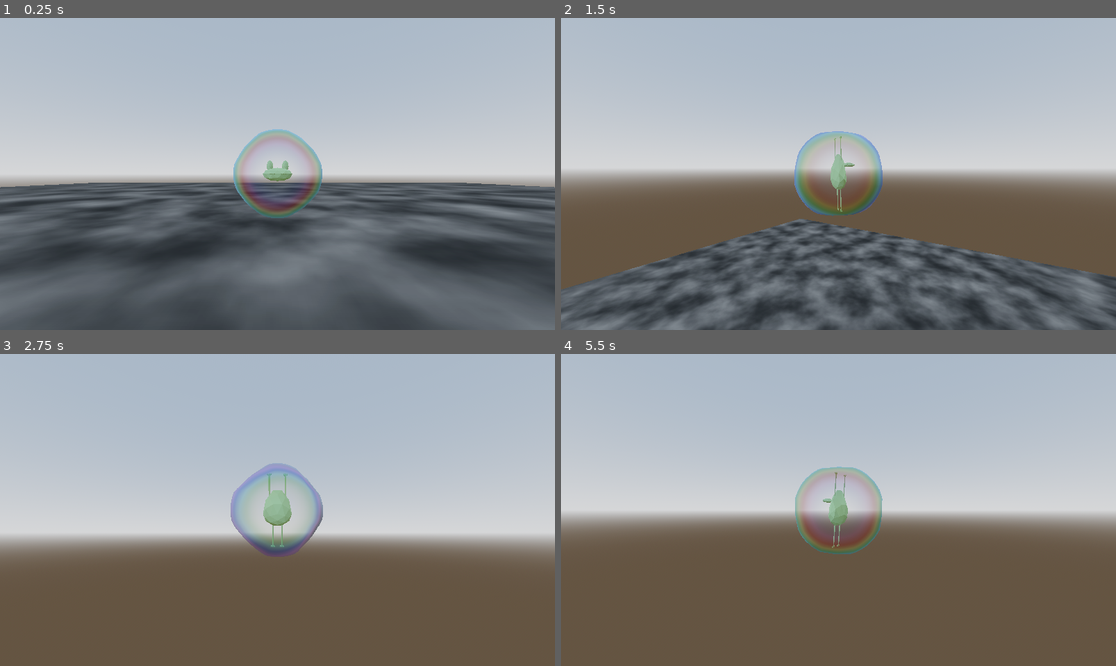
Above: before the commit, frames 1-4 (two rows, left to right).
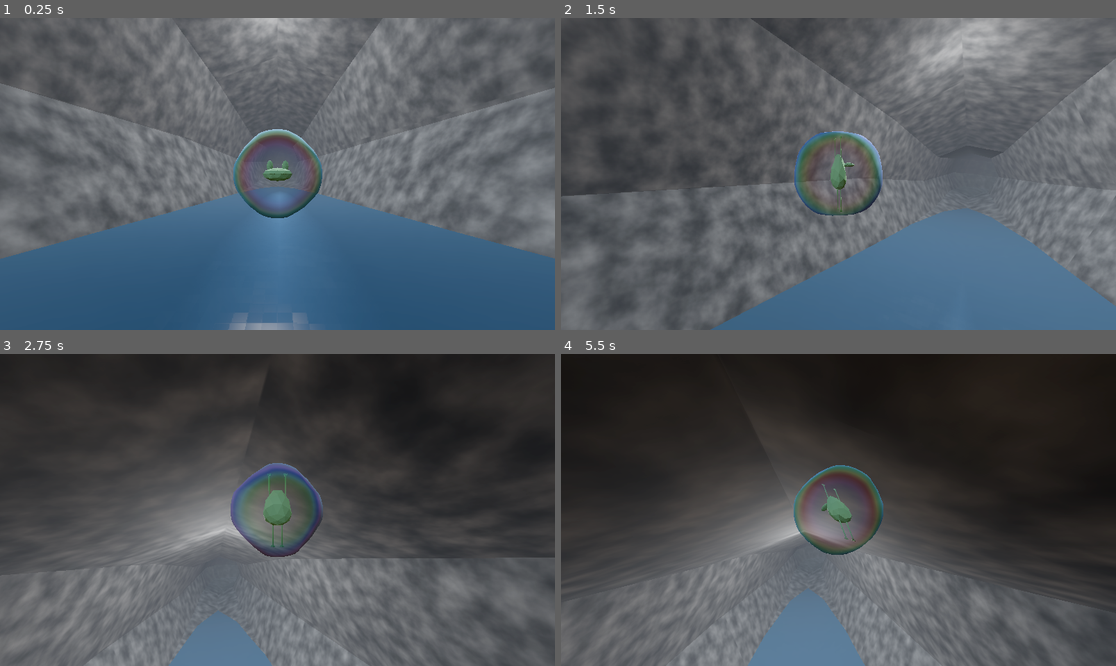
Above: after the commit, the same moments.

Repository: NykolaR/GGJ2025
Game: Godot game, scene res://scenes/debug/debug.tscn
Two runs of this game, one before a commit and one after it. Both use one fixed random seed, a clock stepped at 60 frames per second and the inputs below. The project has no main scene, so this scene is started directly.
Inputs (mouse positions are in pixels of both pictures, inside the frame that each line leads up to):
- Up to frame 1 (0.25 s): no input
- Up to frame 2 (1.5 s): move the mouse to (866, 174) at 0.52 s; hold W (tap_up) from 0.53 s (still down); right-click (866, 174) at 0.6 s; move the mouse to (810, 174) at 1.27 s; click (810, 174) at 1.35 s
- Up to frame 3 (2.75 s): keep holding W (tap_up); move the mouse to (288, 503) at 2.02 s; right-click (288, 503) at 2.1 s
- Up to frame 4 (5.5 s): keep holding W (tap_up); move the mouse to (832, 516) at 2.77 s; click (832, 516) at 2.85 s; move the mouse to (877, 513) at 3.52 s; right-click (877, 513) at 3.6 s; move the mouse to (794, 506) at 4.27 s; click (794, 506) at 4.35 s; move the mouse to (844, 510) at 5.02 s; right-click (844, 510) at 5.1 s

The runs differ from the first frame. In frame 1, 94% of the frame differs, in the area x 0-100%, y 0-100%; in frame 2, 90%; in frame 3, 96%; in frame 4, 96%.

Commit message:
cave level

Diff:
--- /dev/null
+++ b/ggj2025/assets/shaders/water.gdshader
@@ -0,0 +1,376 @@
+/*
+	Pixel Water Shader by: Taillight Games - contact@taillight.games
+	https://github.com/taillight-games/godot-4-pixelated-water-shader
+
+	MIT License
+*/
+
+shader_type spatial;
+render_mode cull_disabled, world_vertex_coords, depth_draw_always, ambient_light_disabled, diffuse_burley;
+
+// this must be set every frame in code for it to sync with the WaterManager
+// if you don't need the time to agree with your code, just replace instances of this with TIME
+uniform float sync_time;
+
+varying vec3 triplanar_pos;
+varying vec3 power_normal;
+varying vec3 world_normal;
+varying vec3 object_normal;
+
+
+uniform float wave_speed = 0.05; // the speed of the vertex waves
+uniform float caustic_speed = 0.01; // speed that the caustics noise texture is moved
+
+uniform float edge_fade_power = 2.0; // controls the contrast on the opacity fading when objects are on the surface
+
+uniform float transmittence = 0.04; // how much light transmits through the water
+uniform float h_dist_trans_weight = 3.0; // how much does the horizontal distance from the position affect its depth
+uniform vec3 transmit_color : source_color; // a color correction applied to the screen texture coming from under the water
+
+uniform float depth_fade : hint_range(0.0, 0.5, 0.01) = 0.3; // the power of the depth fade
+uniform float depth_fade_distance : hint_range(0.0, 100.0, 0.1) = 5.0; // the downward distance of the depth fade
+
+uniform vec3 surface_albedo : source_color; // surface color on the top of the plane, in most areas this is overrriden by other colors, it will usually only be visible in shallow water
+uniform vec4 surface_bottom : source_color; // the color of the underside of the water
+
+uniform float opacity : hint_range(0.0, 5.0, 0.01) = 0.4; // general opacity amount
+uniform float opacity_floor = 0.1; // opacity minimum
+uniform float opacity_ceiling = 0.8; // opacity maximum
+
+uniform float roughness : hint_range(0.0, 1.0, 0.01) = 0.4;
+
+uniform float height_scale = 1; // the scale of the waves in units
+uniform float amplitude1 = 2; // the relative scale of vertex_noise_big
+uniform float amplitude2 = 0.5; // the relative scale of vertex_noise_big2
+
+uniform sampler2D vertex_noise_big : repeat_enable;
+uniform sampler2D vertex_noise_big2 : repeat_enable;
+
+uniform int v_noise_tile : hint_range(0, 300, 1) = 200; // tiling of the vertex_noise_texture in units
+
+varying flat vec3 norm;
+
+// 2 normal textures that move at different angles to eachother to create an effect
+uniform sampler2D normal_noise : hint_normal, filter_linear_mipmap;
+uniform sampler2D normal_noise2 : hint_normal, filter_linear_mipmap;
+
+uniform float normal_noise_size = 5.12; // for correct scaling related to foam, this must be a multiple of 2 with thje decimal moved if you want it smaller
+uniform float normal_noise_speed = 0.05;
+uniform float v_normal_scale = 1; // scaling of the vertex normals effect
+uniform int normal_map_w = 256; // this should be set to the size of your normal map texture, which is assumed to be square
+
+
+
+uniform float wobble_power = 0.01;
+uniform sampler2D under_wobble_noise;
+
+varying vec3 npw;
+
+uniform vec3 sky_color : source_color;
+
+varying vec4 v_color;
+
+group_uniforms foam;
+
+uniform vec3 foam_color : source_color;
+
+uniform sampler2D foam : repeat_enable;
+
+// for proper use, set this to a SubViewport that only draws where it
+uniform sampler2D foam_mask : filter_nearest_mipmap;
+
+uniform float foam_mask_size; // MUST be set to the size of the orthographic foam mask camera's size
+uniform vec2 foam_mask_offset = vec2(0, 0); // used to adjust for errors in the foam lineup
+
+uniform float foam_wobble = 0.01;
+
+uniform sampler2D foam_wobble_noise : filter_linear_mipmap;
+uniform float foam_wobble_size = 10.0;
+varying float foam_power;
+
+group_uniforms v_color;
+
+// to fake tramsittence, waves can have a different color as they get higher
+uniform vec3 high_color : source_color;
+uniform vec3 low_color : source_color;
+
+varying vec3 wave_color;
+
+uniform float wave_color_range = 2.0; // controls the power of the wave colors
+
+uniform sampler2D screen_texture : hint_screen_texture;
+uniform sampler2D depth_texture : hint_depth_texture;
+
+vec2 round_to_pixel(vec2 i, int width)
+{
+
+	float denom = 1.0 / float(width);
+	float _x = i.x + abs(mod(i.x, denom) - denom);
+	float _y = i.y + abs(mod(i.y , denom) - denom);
+	return vec2(_x, _y);
+}
+
+float round_to_pixel_f(float i, int width)
+{
+
+	float denom = 1.0 / float(width);
+	float _x = i + abs(mod(i, denom) - denom);
+	return _x;
+}
+
+float remap(float in_low, float in_high, float out_low, float out_high, float value)
+{
+	return out_low + (value - in_low) * (out_high - out_low) / (in_high - in_low);
+}
+
+
+// global uv
+vec2 g_uv(vec2 uv, float speed, bool flipped, vec3 n) {
+
+	vec2 _xy;
+	_xy.x = uv.x;
+	_xy.y = uv.y;
+
+	float t_s = TIME * speed;
+
+	if(!flipped)
+	{
+		_xy.x += t_s;
+		_xy.y += t_s;
+	} else {
+		_xy.x -= t_s;
+		_xy.y -= 0.0;
+	}
+
+	return _xy;
+
+}
+
+vec2 g_v(vec2 v, vec3 n, bool flipped)
+{
+
+	float f_v_n_t = float(v_noise_tile);
+
+	v.x = mod(v.x, f_v_n_t);
+	v.y = mod(v.y, f_v_n_t);
+
+	vec2 _mapped = vec2(remap(0, f_v_n_t, 0, 1, v.x), remap(0, f_v_n_t, 0, 1, v.y));
+
+	_mapped += n.xz;
+	if(flipped)
+	{
+		_mapped.y -= (sync_time) * wave_speed;
+	} else {
+		_mapped.x += (sync_time) * wave_speed;
+	}
+
+	_mapped.x = mod(_mapped.x, 1);
+
+	return _mapped;
+
+}
+
+vec2 rotate(vec2 n, float angle) {
+	float _ar = radians(angle);
+	float _x = n.x * (cos(_ar) - sin(_ar));
+	float _y = n.y * (sin(_ar) - cos(_ar));
+	return vec2(_x, _y);
+}
+
+float wave(vec2 y, vec3 n) {
+	vec2 _y1 = g_v(y, n, false);
+	vec2 _y2 = g_v(y + vec2(0.3, 0.476), n, true);
+
+	float s = 0.0;
+	s += texture(vertex_noise_big, mod(_y1, float(v_noise_tile))).r * amplitude1;
+	s += texture(vertex_noise_big2, mod(_y2, float(v_noise_tile))).r * amplitude2;
+
+	s -= height_scale/2.;
+
+
+	return s;
+}
+
+varying mat4 camera_mix;
+
+void vertex() {
+
+	npw = NODE_POSITION_WORLD;
+
+
+	vec2 adj_v_pos = VERTEX.xz;
+
+	float _height = wave(adj_v_pos, NODE_POSITION_WORLD) * height_scale;
+	VERTEX.y += _height;
+
+	float wave_color_mix = remap(-wave_color_range, wave_color_range, 0.0, 1.0, _height);
+
+	wave_color_mix = clamp(wave_color_mix, 0.0, 1.0);
+
+	wave_color = mix(low_color, high_color, wave_color_mix);
+
+	vec2 e = vec2(0.1, 0.0);
+	float v_scale = height_scale * v_normal_scale;
+
+	vec3 normal = normalize(vec3(wave(adj_v_pos - e, NODE_POSITION_WORLD) * v_scale - wave(adj_v_pos + e, NODE_POSITION_WORLD) * v_scale, 1.0 * e.x, wave(adj_v_pos - e.yx, NODE_POSITION_WORLD) * v_scale - wave(adj_v_pos + e.yx, NODE_POSITION_WORLD) * v_scale));
+
+	NORMAL = normal;
+
+	triplanar_pos = VERTEX.xyz * vec3(1.0, 0, 1.0);
+
+	v_color = COLOR.rgba;
+
+	camera_mix = INV_VIEW_MATRIX;
+}
+
+void fragment() {
+
+	// render the top
+	ROUGHNESS = roughness;
+	vec3 _albedo;
+	vec3 deep;
+
+	vec2 wobble_uv = (texture(under_wobble_noise, g_uv(UV, caustic_speed, false, NODE_POSITION_WORLD) * 10.0).xy * wobble_power);
+	wobble_uv -= wobble_power * 0.86;
+
+	vec3 under = texture(screen_texture, SCREEN_UV + wobble_uv).rgb;
+
+	// from: https://www.reddit.com/r/godot/comments/jpreaw/comment/gblb1ou/?utm_source=share&utm_medium=web3x&utm_name=web3xcss&utm_term=1&utm_content=share_button
+	float depth3 = texture(depth_texture, SCREEN_UV + wobble_uv).x;
+	vec3 ndc3 = vec3(SCREEN_UV + wobble_uv, depth3) * 2.0 - 1.0;
+	vec4 world3 = camera_mix * INV_PROJECTION_MATRIX * vec4(ndc3, 1.0);
+	vec3 world_position = world3.xyz / world3.w;
+
+	float vertex_y = (INV_VIEW_MATRIX * vec4(VERTEX, 1.0)).y;
+
+	float _dist = distance(world_position.y, vertex_y);
+	// the horizontal distance to the location, used to fade as the camera gets farther away
+	float _h_dist = distance(triplanar_pos, world_position);
+
+	_dist += _h_dist * h_dist_trans_weight;
+
+	// Changes the color of geometry behind it as the water gets deeper
+	float depth_fade_blend = exp(-_dist / depth_fade_distance);
+
+	depth_fade_blend = clamp(depth_fade_blend, 0.0, 1.0);
+
+	// Makes the water more transparent as it gets more shallow
+	float alpha_blend = -_dist * transmittence;
+	//alpha_blend = pow(alpha_blend, transmittence_pow); // unused code to apply a pow() function, edge_fade_power serves this purpose
+	alpha_blend = clamp(1.0 - exp(alpha_blend), 0.7, 1.0);
+
+	deep = mix(wave_color, surface_albedo, depth_fade_blend);
+
+	vec2 rounded_uv = round_to_pixel((triplanar_pos.xz * (1.0 / normal_noise_size)) * 0.1, normal_map_w);
+
+	vec3 n_map1 = texture(normal_noise, g_uv(rounded_uv, normal_noise_speed, false, NODE_POSITION_WORLD)).xyz;
+	vec3 n_map2 = texture(normal_noise2, g_uv(rounded_uv, normal_noise_speed, true, NODE_POSITION_WORLD)).xyz;
+
+	NORMAL_MAP = mix(n_map1, n_map2, 0.5);
+
+	if(FRONT_FACING)
+	{
+		_albedo = mix(under, deep, alpha_blend);
+		float _ALPHA = remap(0.0, opacity, opacity_floor, opacity_ceiling, pow(alpha_blend, edge_fade_power));
+		_albedo = mix(under + transmit_color, _albedo, _ALPHA);
+	} else {
+		NORMAL = -NORMAL;
+		NORMAL_MAP = mix(vec3(1.,1.,1.), vec3(0.,0.,0.), NORMAL_MAP);
+		vec3 over = texture(screen_texture, SCREEN_UV + wobble_uv).rgb;
+		_albedo = mix(over, surface_bottom.rgb, surface_bottom.a);
+
+	}
+	ALBEDO = _albedo;
+
+	ALBEDO = mix(sky_color, ALBEDO, v_color.a);
+
+	vec4 projected_coords = (INV_VIEW_MATRIX * vec4(VERTEX, 1.0));
+
+	world_normal = abs(INV_VIEW_MATRIX * vec4(NORMAL, 0.0)).xyz;
+
+	vec2 porj_pos = projected_coords.xz;
+
+	vec2 porj_pos_w = (porj_pos - NODE_POSITION_WORLD.xz);
+
+	float foam_m = 0.0;
+
+	if (distance(vec2(NODE_POSITION_WORLD.x, NODE_POSITION_WORLD.z), porj_pos) < foam_mask_size / 2.0)
+	{
+
+		vec2 r_f_m = (porj_pos_w + vec2(foam_mask_size / 2.0) )  / foam_mask_size;
+		r_f_m += foam_mask_offset / 100.0;
+		foam_m = texture(foam_mask, (r_f_m)).r;
+	}
+
+	// a strange visual bug appears to happen on linux only if this if statement is run, it has been commented out but left here for reference.
+	//if (foam_m > 0.01)
+	//{
+
+		vec2 wobble_uv2 = (texture(foam_wobble_noise, g_uv(rounded_uv / foam_wobble_size, caustic_speed, false, NODE_POSITION_WORLD)).xy) * foam_wobble;
+		vec3 f_map1 = texture(foam, g_uv(rounded_uv + wobble_uv2, normal_noise_speed, true, NODE_POSITION_WORLD)).xyz;
+		foam_power = foam_m * texture(foam, rounded_uv + wobble_uv2).a;
+		ALBEDO = mix(ALBEDO, f_map1, foam_power);
+	//}
+
+}
+
+
+
+group_uniforms lighting;
+
+// An optional mode used for my game where the lighting ignores the view angle
+// Inaccurate to real life but looks kinda cool
+uniform bool enable_fake_lighting = false;
+
+uniform float shine_strength : hint_range(0.0f, 1.0f) = 0.17f;
+uniform float shine_shininess : hint_range(0.0f, 32.0f) = 18.0f;
+
+uniform float shadow : hint_range(0.0, 1.0) = 0.72;
+uniform float shadow_width : hint_range(0.001, 0.5) = 0.18;
+uniform vec4 shadow_color: source_color = vec4(0.705);
+
+uniform float _specular_smoothness : hint_range(0.0,0.5) = 0.199;
+uniform float _specular_strength : hint_range(0.0,9.25) = 0.075;
+uniform float _glossiness : hint_range(0.0,0.5) = 0.067;
+
+// unused rim feature
+//uniform float _rim_size : hint_range(0,1) = 0.5;
+//uniform float _rim_smoothness : hint_range(0.0,0.5) = 0.01;
+
+// light shader code from: https://godotshaders.com/shader/toon/ and https://godotshaders.com/shader/flexible-toon-shader-godot-4/
+void light()
+{
+	vec3 H;
+
+	if (enable_fake_lighting)
+	{
+		H = normalize(LIGHT);
+	} else {
+		H = normalize(VIEW + LIGHT);
+	}
+		float NdotH = dot(NORMAL, H);
+		float specular_amount = max(pow(NdotH, shine_shininess * shine_shininess), 0.0f)
+								* ATTENUATION;
+	SPECULAR_LIGHT += shine_strength * specular_amount * LIGHT_COLOR;
+
+	float NdotL = dot(NORMAL, LIGHT) * ATTENUATION;
+	NdotL = smoothstep(shadow - shadow_width, shadow + shadow_width, NdotL);
+
+	// specular
+	float specular_intensity = pow(NdotH, 1.0 / _glossiness);
+	vec3 specular = vec3(smoothstep(0.5 - _specular_smoothness, 0.5 + _specular_smoothness, specular_intensity));
+
+	// rim related stuff, not used
+	//float rimDot = 1.0 - dot(VIEW, NORMAL);
+	//float rim_intensity = rimDot * NdotL;
+	//vec3 rim = vec3(smoothstep(1.0 -_rim_size - _rim_smoothness, 1.0 -_rim_size + _rim_smoothness, rim_intensity));
+	vec3 rim = vec3(1.0);
+	float rimDot = 1.0 - NORMAL.z;
+
+	DIFFUSE_LIGHT += ATTENUATION * mix(ALBEDO * shadow_color.rgb, (ALBEDO + (rim + specular) * _specular_strength) * LIGHT_COLOR.rgb * 0.33, NdotL + 0.33/* * (smoothstep(1.0 -_rim_size - _rim_smoothness, 1.0 -_rim_size + _rim_smoothness, rimDot))*/);
+	DIFFUSE_LIGHT = mix(sky_color, DIFFUSE_LIGHT, v_color.r);
+	SPECULAR_LIGHT = mix(vec3(0.0), SPECULAR_LIGHT, v_color.r);
+	SPECULAR_LIGHT = mix(SPECULAR_LIGHT, vec3(0.0), foam_power);
+	DIFFUSE_LIGHT = mix(DIFFUSE_LIGHT, foam_color, foam_power);
+
+}
--- a/ggj2025/scenes/debug/debug.tscn
+++ b/ggj2025/scenes/debug/debug.tscn
@@ -1,20 +1,7 @@
-[gd_scene load_steps=10 format=3 uid="uid://dhu22u8bxpndt"]
+[gd_scene load_steps=8 format=3 uid="uid://dhu22u8bxpndt"]
 
 [ext_resource type="PackedScene" uid="uid://dqnkqd4qp7f7m" path="res://scenes/bubble/bubble.tscn" id="1_kfclf"]
-
-[sub_resource type="ProceduralSkyMaterial" id="ProceduralSkyMaterial_kfclf"]
-sky_horizon_color = Color(0.662243, 0.671743, 0.686743, 1)
-ground_horizon_color = Color(0.662243, 0.671743, 0.686743, 1)
-
-[sub_resource type="Sky" id="Sky_fym4n"]
-sky_material = SubResource("ProceduralSkyMaterial_kfclf")
-
-[sub_resource type="Environment" id="Environment_pa0g8"]
-background_mode = 2
-sky = SubResource("Sky_fym4n")
-tonemap_mode = 4
-tonemap_exposure = 4.0
-glow_enabled = true
+[ext_resource type="PackedScene" uid="uid://btxi0ibsi5l4q" path="res://scenes/levels/cave.tscn" id="2_fym4n"]
 
 [sub_resource type="PlaneMesh" id="PlaneMesh_klwu5"]
 
@@ -24,22 +11,24 @@
 [sub_resource type="FastNoiseLite" id="FastNoiseLite_kfclf"]
 frequency = 0.03
 
-[sub_resource type="NoiseTexture2D" id="NoiseTexture2D_fym4n"]
+[sub_resource type="NoiseTexture2D" id="NoiseTexture2D_pa0g8"]
 color_ramp = SubResource("Gradient_kfclf")
 noise = SubResource("FastNoiseLite_kfclf")
 
 [sub_resource type="StandardMaterial3D" id="StandardMaterial3D_pa0g8"]
-albedo_texture = SubResource("NoiseTexture2D_fym4n")
+albedo_texture = SubResource("NoiseTexture2D_pa0g8")
+uv1_scale = Vector3(0.06, 0.06, 0.06)
+uv1_triplanar = true
 
 [node name="Debug" type="Node3D"]
 
-[node name="WorldEnvironment" type="WorldEnvironment" parent="."]
-environment = SubResource("Environment_pa0g8")
-
 [node name="MeshInstance3D" type="MeshInstance3D" parent="."]
 transform = Transform3D(10, 0, 0, 0, 10, 0, 0, 0, 10, 0, 0, 0)
+visible = false
 mesh = SubResource("PlaneMesh_klwu5")
 surface_material_override/0 = SubResource("StandardMaterial3D_pa0g8")
 
 [node name="Bubble" parent="." instance=ExtResource("1_kfclf")]
-transform = Transform3D(1, 0, 0, 0, 1, 0, 0, 0, 1, 0, 0.5, 0)
+transform = Transform3D(1, 0, 0, 0, 1, 0, 0, 0, 1, 0, -2.5, 14)
+
+[node name="Cave" parent="." instance=ExtResource("2_fym4n")]
--- /dev/null
+++ b/ggj2025/scenes/levels/cave.tscn
@@ -0,0 +1,197 @@
+[gd_scene load_steps=28 format=3 uid="uid://btxi0ibsi5l4q"]
+
+[ext_resource type="PackedScene" uid="uid://uutgcx5eyg0g" path="res://assets/models/crystal_cave.gltf" id="1_1lcju"]
+[ext_resource type="Shader" uid="uid://bsj84wpdeopvn" path="res://assets/shaders/water.gdshader" id="2_70gw8"]
+
+[sub_resource type="Gradient" id="Gradient_70gw8"]
+colors = PackedColorArray(0, 0, 0, 1, 0.419813, 0.419813, 0.419813, 1)
+
+[sub_resource type="FastNoiseLite" id="FastNoiseLite_sqngc"]
+frequency = 0.03
+
+[sub_resource type="NoiseTexture2D" id="NoiseTexture2D_fym4n"]
+color_ramp = SubResource("Gradient_70gw8")
+noise = SubResource("FastNoiseLite_sqngc")
+
+[sub_resource type="StandardMaterial3D" id="StandardMaterial3D_qmj5m"]
+cull_mode = 2
+albedo_texture = SubResource("NoiseTexture2D_fym4n")
+uv1_scale = Vector3(0.06, 0.06, 0.06)
+uv1_triplanar = true
+
+[sub_resource type="PlaneMesh" id="PlaneMesh_sqngc"]
+size = Vector2(18, 40)
+subdivide_width = 10
+subdivide_depth = 10
+
+[sub_resource type="Gradient" id="Gradient_sqngc"]
+offsets = PackedFloat32Array(0)
+colors = PackedColorArray(0, 0, 0, 1)
+
+[sub_resource type="GradientTexture1D" id="GradientTexture1D_qmj5m"]
+gradient = SubResource("Gradient_sqngc")
+
+[sub_resource type="GradientTexture1D" id="GradientTexture1D_3xx83"]
+gradient = SubResource("Gradient_sqngc")
+
+[sub_resource type="GradientTexture1D" id="GradientTexture1D_v2pta"]
+gradient = SubResource("Gradient_sqngc")
+
+[sub_resource type="FastNoiseLite" id="FastNoiseLite_qmj5m"]
+
+[sub_resource type="NoiseTexture2D" id="NoiseTexture2D_pwkrs"]
+seamless = true
+as_normal_map = true
+noise = SubResource("FastNoiseLite_qmj5m")
+
+[sub_resource type="FastNoiseLite" id="FastNoiseLite_70gw8"]
+seed = 255
+frequency = 0.005
+
+[sub_resource type="NoiseTexture2D" id="NoiseTexture2D_sqngc"]
+seamless = true
+as_normal_map = true
+noise = SubResource("FastNoiseLite_70gw8")
+
+[sub_resource type="NoiseTexture2D" id="NoiseTexture2D_ge1oy"]
+seamless = true
+as_normal_map = true
+noise = SubResource("FastNoiseLite_qmj5m")
+
+[sub_resource type="FastNoiseLite" id="FastNoiseLite_3xx83"]
+seed = 230
+frequency = 0.0463
+
+[sub_resource type="NoiseTexture2D" id="NoiseTexture2D_v2pta"]
+seamless = true
+as_normal_map = true
+noise = SubResource("FastNoiseLite_3xx83")
+
+[sub_resource type="FastNoiseLite" id="FastNoiseLite_yftsl"]
+seed = 135
+frequency = 0.013
+
+[sub_resource type="NoiseTexture2D" id="NoiseTexture2D_dve5i"]
+seamless = true
+as_normal_map = true
+noise = SubResource("FastNoiseLite_yftsl")
+
+[sub_resource type="ShaderMaterial" id="ShaderMaterial_mu2na"]
+render_priority = 0
+shader = ExtResource("2_70gw8")
+shader_parameter/sync_time = null
+shader_parameter/wave_speed = 0.05
+shader_parameter/caustic_speed = 0.01
+shader_parameter/edge_fade_power = 1.0
+shader_parameter/transmittence = 0.05
+shader_parameter/h_dist_trans_weight = 3.0
+shader_parameter/transmit_color = null
+shader_parameter/depth_fade = 0.3
+shader_parameter/depth_fade_distance = 5.0
+shader_parameter/surface_albedo = Color(0.355288, 0.782158, 0.921982, 1)
+shader_parameter/surface_bottom = Color(0.3036, 0.52338, 0.66, 1)
+shader_parameter/opacity = 0.4
+shader_parameter/opacity_floor = 0.1
+shader_parameter/opacity_ceiling = 0.8
+shader_parameter/roughness = 0.4
+shader_parameter/height_scale = 1.0
+shader_parameter/amplitude1 = 0.0
+shader_parameter/amplitude2 = 0.2
+shader_parameter/vertex_noise_big = SubResource("NoiseTexture2D_v2pta")
+shader_parameter/vertex_noise_big2 = SubResource("NoiseTexture2D_dve5i")
+shader_parameter/v_noise_tile = 200
+shader_parameter/normal_noise = SubResource("NoiseTexture2D_pwkrs")
+shader_parameter/normal_noise2 = SubResource("NoiseTexture2D_sqngc")
+shader_parameter/normal_noise_size = 5.12
+shader_parameter/normal_noise_speed = 0.005
+shader_parameter/v_normal_scale = 1.0
+shader_parameter/normal_map_w = 256
+shader_parameter/wobble_power = 0.01
+shader_parameter/under_wobble_noise = SubResource("NoiseTexture2D_ge1oy")
+shader_parameter/sky_color = null
+shader_parameter/foam_color = null
+shader_parameter/foam = SubResource("GradientTexture1D_qmj5m")
+shader_parameter/foam_mask = SubResource("GradientTexture1D_3xx83")
+shader_parameter/foam_mask_size = null
+shader_parameter/foam_mask_offset = Vector2(0, 0)
+shader_parameter/foam_wobble = 0.01
+shader_parameter/foam_wobble_noise = SubResource("GradientTexture1D_v2pta")
+shader_parameter/foam_wobble_size = 10.0
+shader_parameter/high_color = Color(0.657, 0.87165, 0.9, 1)
+shader_parameter/low_color = Color(0.3397, 0.51982, 0.79, 1)
+shader_parameter/wave_color_range = 2.0
+shader_parameter/enable_fake_lighting = false
+shader_parameter/shine_strength = 0.17
+shader_parameter/shine_shininess = 18.0
+shader_parameter/shadow = 0.72
+shader_parameter/shadow_width = 0.18
+shader_parameter/shadow_color = Color(0.705, 0.705, 0.705, 0.705)
+shader_parameter/_specular_smoothness = 0.199
+shader_parameter/_specular_strength = 0.075
+shader_parameter/_glossiness = 0.067
+
+[sub_resource type="BoxShape3D" id="BoxShape3D_70gw8"]
+size = Vector3(13.95, 1, 45.11)
+
+[sub_resource type="BoxShape3D" id="BoxShape3D_qmj5m"]
+size = Vector3(13.95, 4.26611, 50.0061)
+
+[sub_resource type="BoxShape3D" id="BoxShape3D_sqngc"]
+size = Vector3(5.235, 0.663086, 13.3301)
+
+[sub_resource type="ProceduralSkyMaterial" id="ProceduralSkyMaterial_yftsl"]
+sky_horizon_color = Color(0.662243, 0.671743, 0.686743, 1)
+ground_horizon_color = Color(0.662243, 0.671743, 0.686743, 1)
+
+[sub_resource type="Sky" id="Sky_fym4n"]
+sky_material = SubResource("ProceduralSkyMaterial_yftsl")
+
+[sub_resource type="Environment" id="Environment_pwkrs"]
+background_mode = 2
+sky = SubResource("Sky_fym4n")
+tonemap_mode = 4
+tonemap_exposure = 2.0
+glow_enabled = true
+fog_enabled = true
+fog_density = 0.005
+
+[node name="Cave" type="Node3D"]
+
+[node name="crystal_cave" parent="." instance=ExtResource("1_1lcju")]
+
+[node name="Base" parent="crystal_cave" index="0"]
+surface_material_override/0 = SubResource("StandardMaterial3D_qmj5m")
+
+[node name="MeshInstance3D" type="MeshInstance3D" parent="."]
+transform = Transform3D(1, 0, 0, 0, 1, 0, 0, 0, 1, 0, -4.02062, 3.07978)
+mesh = SubResource("PlaneMesh_sqngc")
+surface_material_override/0 = SubResource("ShaderMaterial_mu2na")
+
+[node name="Area3D" type="Area3D" parent="MeshInstance3D"]
+gravity_space_override = 3
+gravity_point_center = Vector3(0, 1, 0)
+gravity_direction = Vector3(0, 1, 0)
+
+[node name="CollisionShape3D" type="CollisionShape3D" parent="MeshInstance3D/Area3D"]
+transform = Transform3D(1, 0, 0, 0, 1, 0, 0, 0, 1, 0, -0.863072, 11.4914)
+shape = SubResource("BoxShape3D_70gw8")
+
+[node name="CollisionShape3D3" type="CollisionShape3D" parent="MeshInstance3D/Area3D"]
+transform = Transform3D(1, 0, 0, 0, 1, 0, 0, 0, 1, 0, -2.49613, 13.6029)
+shape = SubResource("BoxShape3D_qmj5m")
+
+[node name="CollisionShape3D2" type="CollisionShape3D" parent="MeshInstance3D/Area3D"]
+transform = Transform3D(1, 0, 0, 0, 1, 0, 0, 0, 1, 0, -0.694615, -13.5686)
+shape = SubResource("BoxShape3D_sqngc")
+
+[node name="OmniLight3D" type="OmniLight3D" parent="."]
+transform = Transform3D(1, 0, 0, 0, 1, 0, 0, 0, 1, 0, 5.50368, 3.71445)
+light_energy = 4.0
+shadow_enabled = true
+shadow_opacity = 0.5
+omni_range = 30.0
+
+[node name="WorldEnvironment" type="WorldEnvironment" parent="."]
+environment = SubResource("Environment_pwkrs")
+
+[editable path="crystal_cave"]
Binary file added: ggj2025/assets/models/crystal_cave.bin
Not shown, added: ggj2025/assets/models/crystal_cave.gltf
Not shown, added: ggj2025/assets/models/crystal_cave.gltf.import
Not shown, added: ggj2025/assets/shaders/water.gdshader.uid
Not shown, added: blends/crystal_cave.blend
